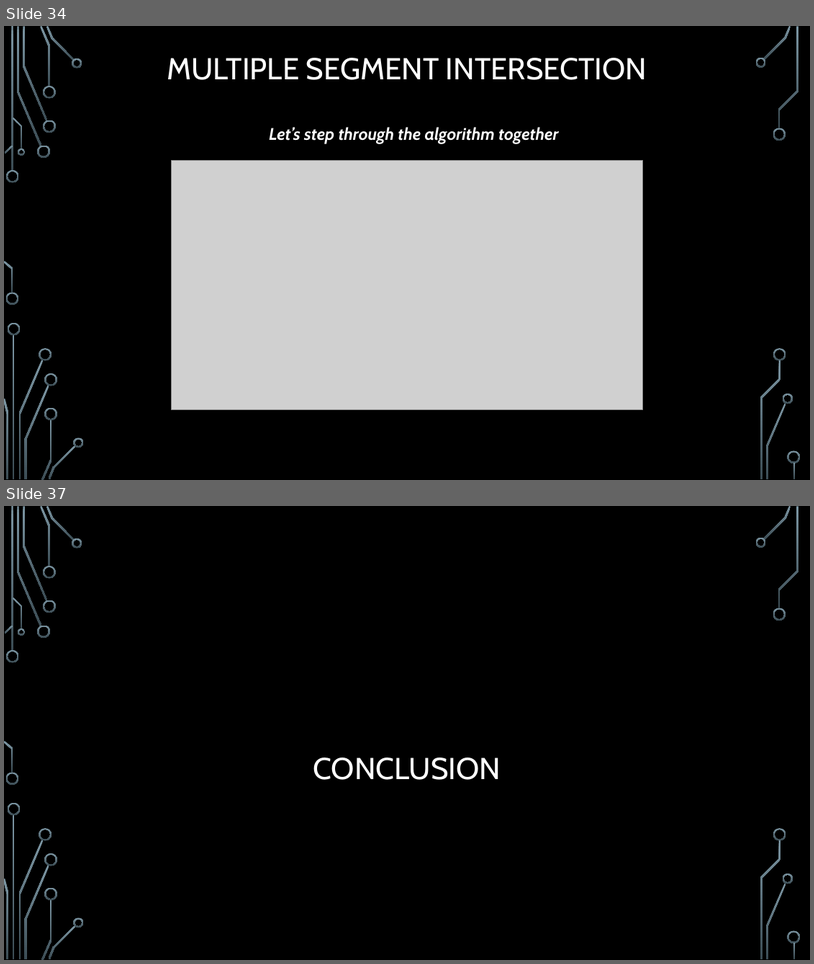
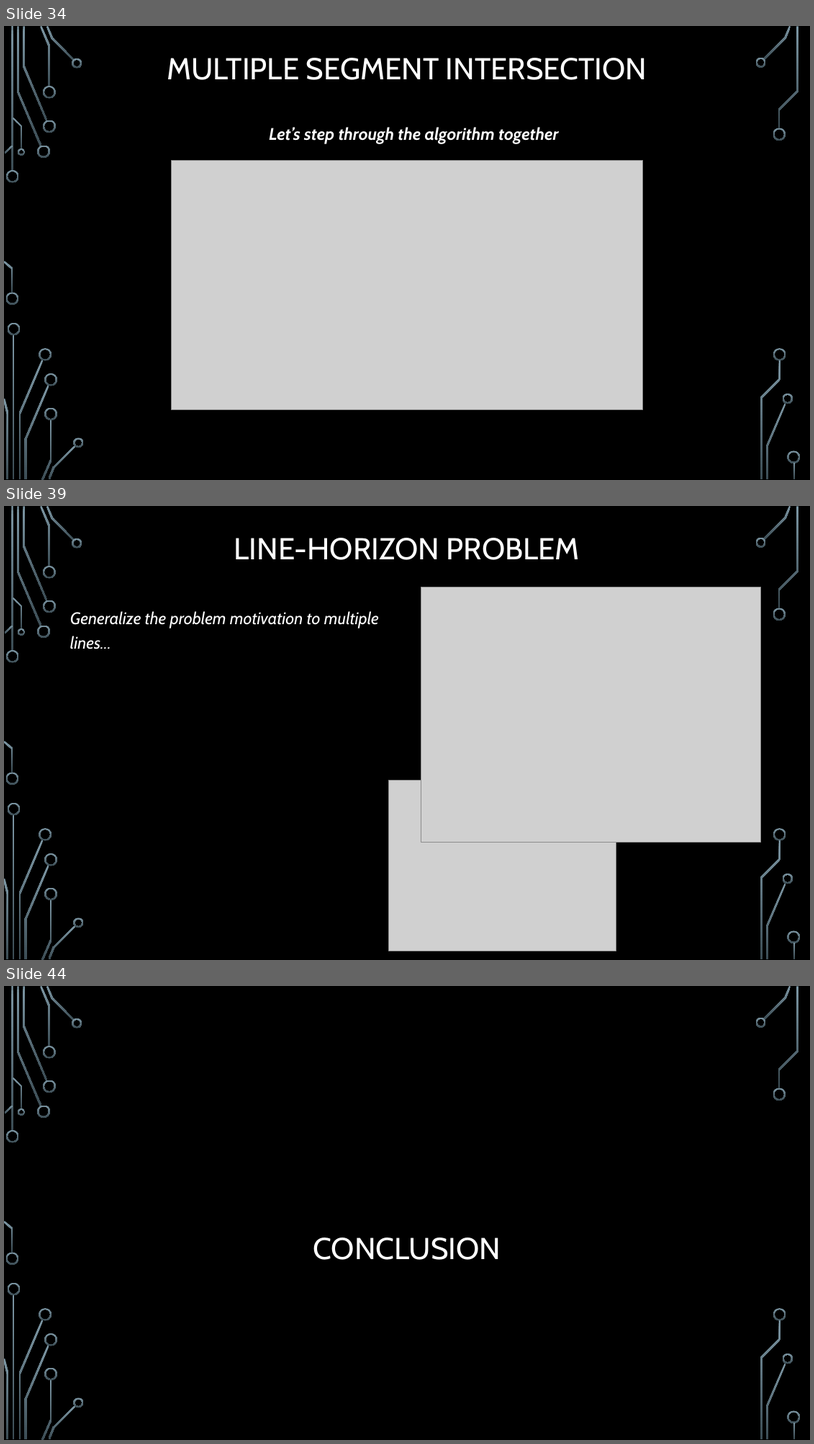
Before and after one commit to janiceeguo/advAlgo, a slide deck: slides/ComputationalGeom-part1-Intersections.pptx. Shown one above the other, each under a label of ours: slides 34 and 37 before the commit, slides 34, 39 and 44 after it; the slides between them are not shown. The pictures are 814x964 and 814x1444 pixels, drawn with LibreOffice and Linux fonts; fonts in the diff are those of the drawing; grey boxes stand for pictures; background and template pictures are left out. Boxes give left, top, right and bottom in pixels: in the first picture for what was removed or moved away, otherwise in the second. Text is boxed around its words. In the diff, an @@ line names an element or a change of style, - is before the commit and + after.

```diff
--- a/slides/ComputationalGeom-part1-Intersections.pptx
+++ b/slides/ComputationalGeom-part1-Intersections.pptx
@@ slide 39 added at [4, 506, 810, 960], background picture (left out); not listed: 36 template elements that a slide beside it also shows @@
@@ title added at [234, 538, 580, 560], 36 pt, text #FFFFFF @@
+LINE-HORIZON PROBLEM
@@ picture added at [421, 587, 761, 842] @@
@@ text added at [70, 611, 379, 649], 20 pt, text #FFFFFF, italic @@
+Generalize the problem motivation to multiple lines…
@@ picture added at [388, 780, 616, 951] @@
@@ what was slide 37 is now slide 44 @@
```
Also in this commit, not shown: 2 slides changed, 8 other slides added, 1 slide removed, 2 other files.
